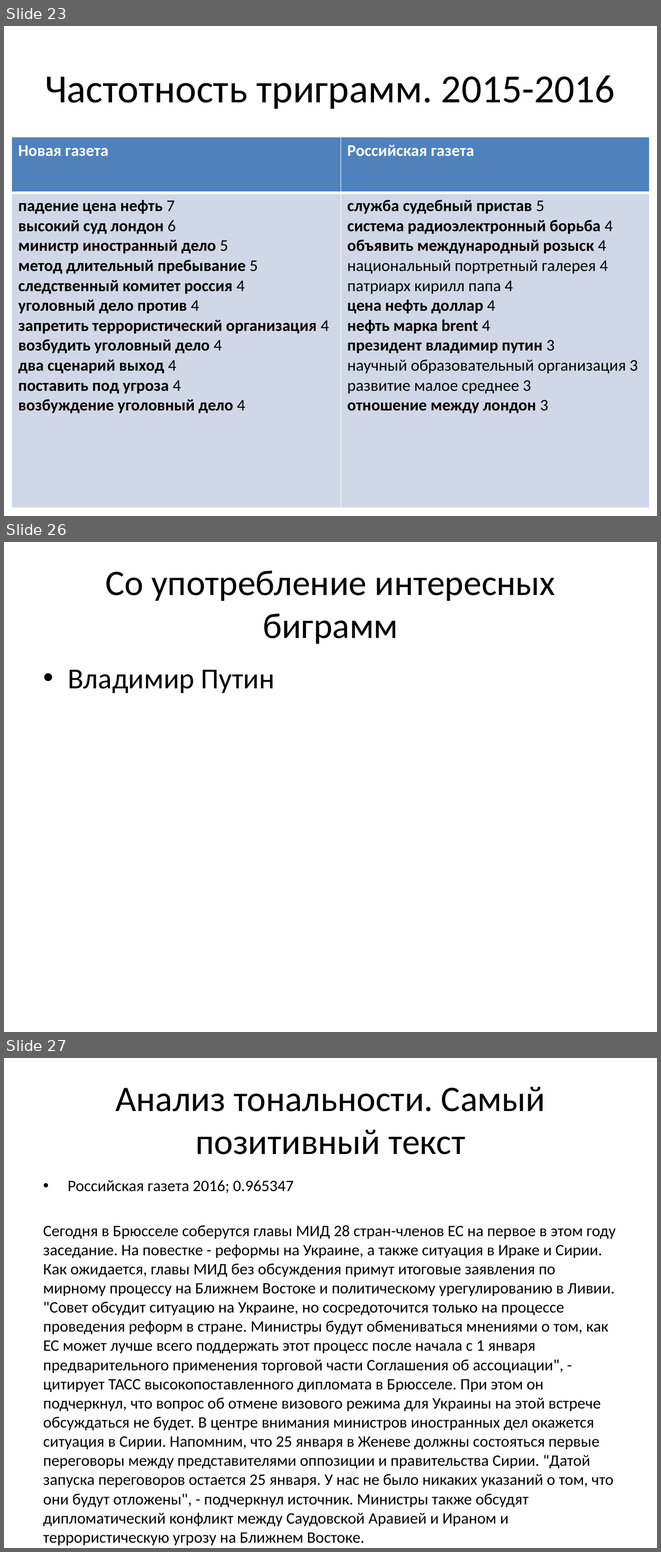
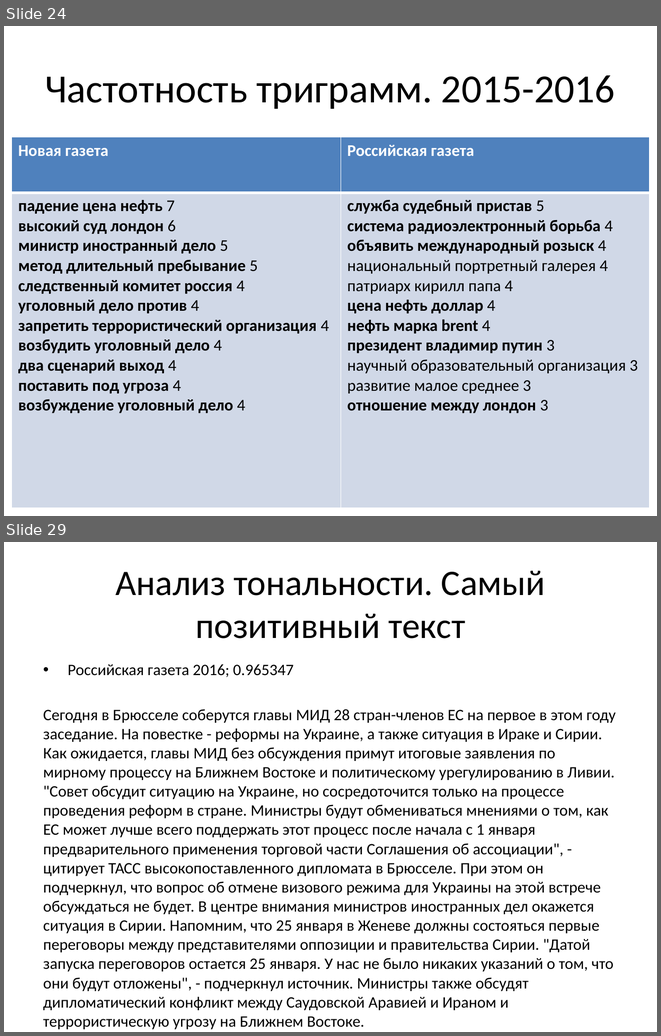
Before and after one commit to arassadin/hse_ling, a slide deck: ng_rg_presentation.pptx. Shown one above the other, each under a label of ours: slides 23, 26 and 27 before the commit, slides 24 and 29 after it; the slides between them are not shown. The pictures are 661x1552 and 661x1036 pixels, drawn with LibreOffice and Linux fonts; fonts in the diff are those of the drawing. Boxes give left, top, right and bottom in pixels: in the first picture for what was removed or moved away, otherwise in the second. Text is boxed around its words. In the diff, an @@ line names an element or a change of style, - is before the commit and + after.

```diff
--- a/ng_rg_presentation.pptx
+++ b/ng_rg_presentation.pptx
@@ slide 26 removed at bbox=[4, 542, 657, 1032], background #FFFFFF @@
@@ title removed at bbox=[105, 571, 556, 644] @@
-Со употребление интересных биграмм
@@ text removed at bbox=[68, 670, 275, 693] @@
-• Владимир Путин
@@ what was slide 23 is now slide 24 @@
@@ what was slide 27 is now slide 29 @@
```
Also in this commit, not shown: 5 slides changed, 5 slides added, 1 other slide removed.
